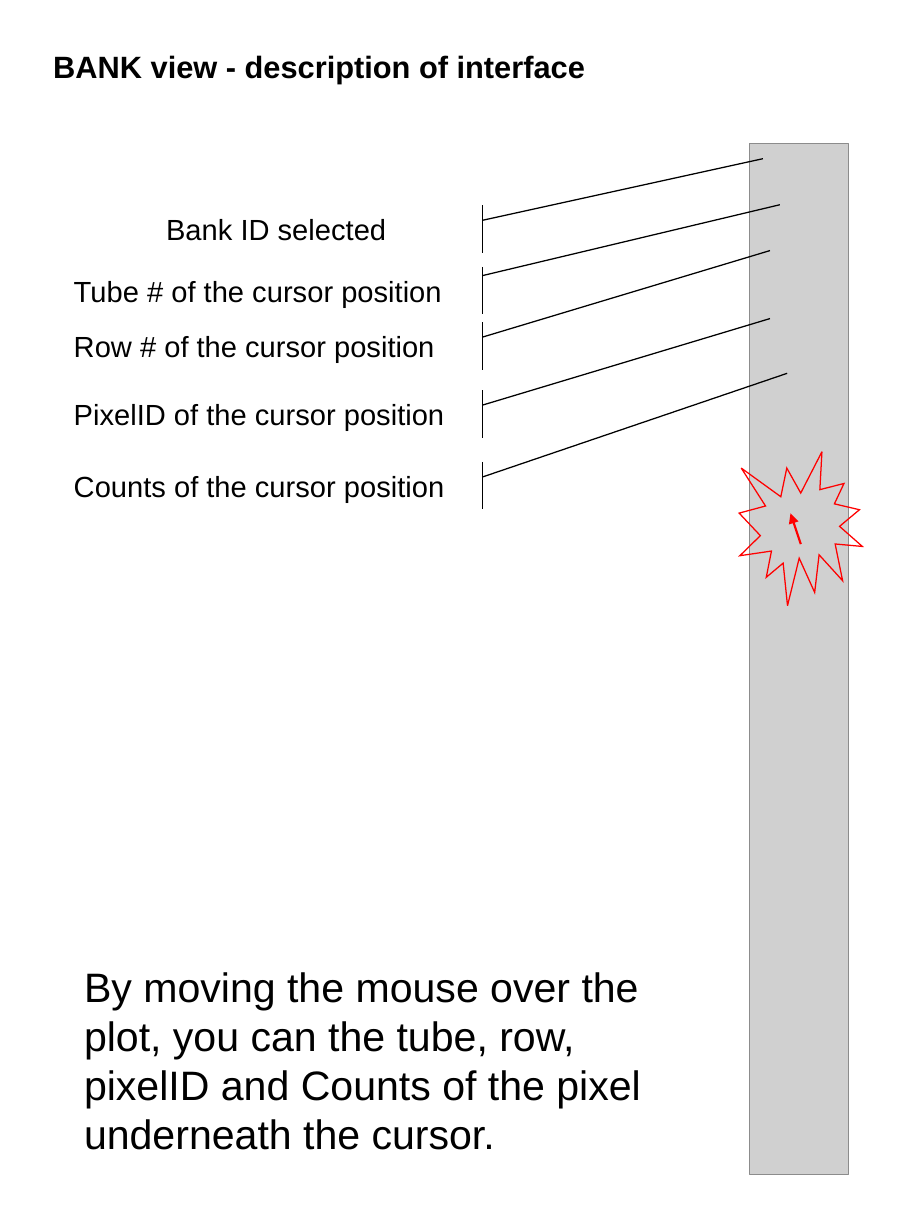
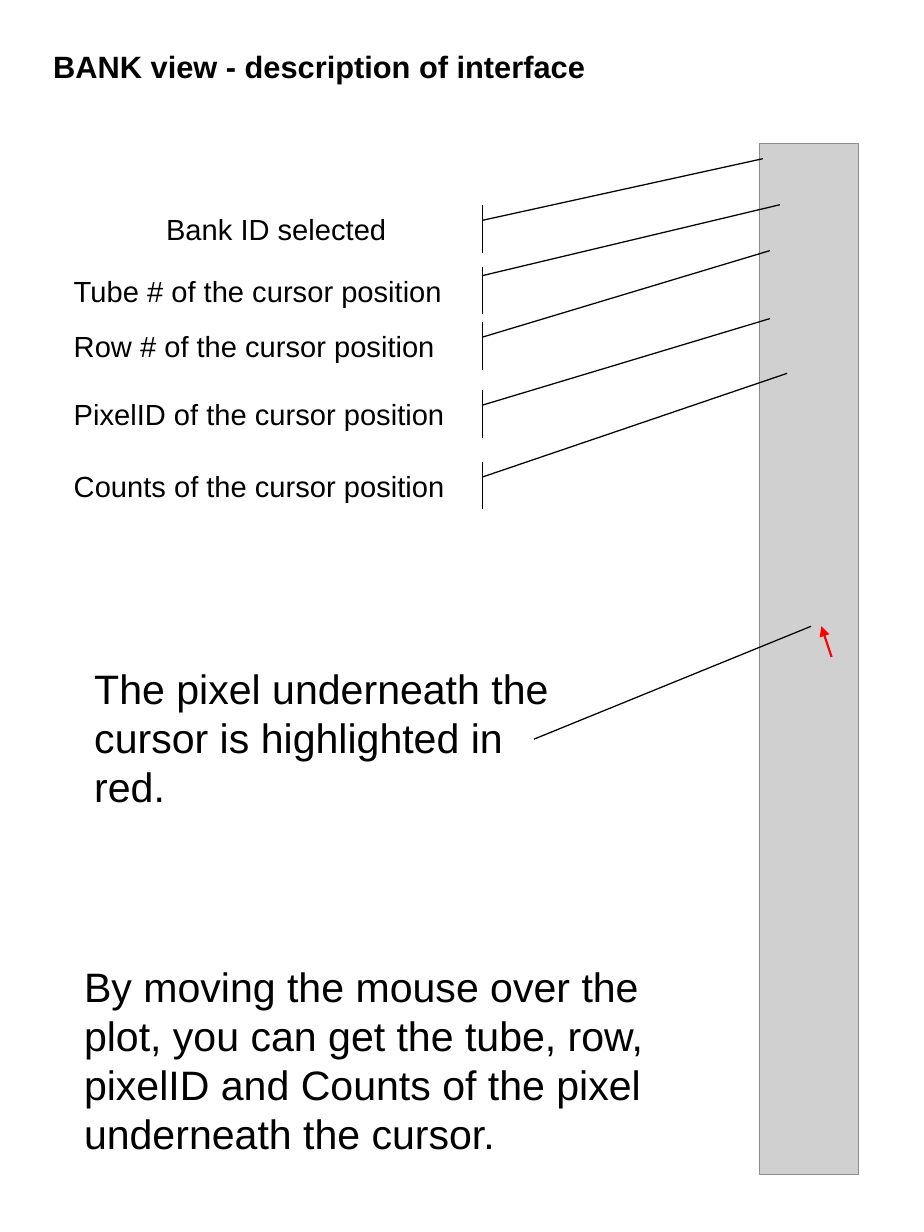
Before and after one commit to ornl-ndav/IdlGui, a slide deck: slide 20 of 1.0/doc/plotARCS_manual.ppt. Drawn at 924x1232 pixels with LibreOffice and Linux fonts; fonts in the diff are those of the drawing; grey boxes stand for pictures. Boxes give left, top, right and bottom in pixels: in the first picture for what was removed or moved away, otherwise in the second. Text is boxed around its words. In the diff, an @@ line names an element or a change of style, - is before the commit and + after.

```diff
--- a/1.0/doc/plotARCS_manual.ppt
+++ b/1.0/doc/plotARCS_manual.ppt
@@ picture: place and size @@
-picture at <box>749,144,848,1174</box>
+picture at <box>760,144,859,1174</box>
@@ irregular seal removed at <box>739,452,862,606</box> @@
@@ line added from (533, 739) to (811, 626), #000000 0.74 pt @@
@@ arrow moved from (801, 545) - (791, 514) to (832, 657) - (822, 626) @@
@@ text added at <box>94,674,548,803</box>, 24 pt, text #000000 @@
+The pixel underneath the cursor is highlighted in red.
@@ text at <box>84,972,643,1150</box>: text changed @@
-By moving the mouse over the plot, you can the tube, row, pixelID and Counts of the pixel underneath the cursor.
+By moving the mouse over the plot, you can get the tube, row, pixelID and Counts of the pixel underneath the cursor.
```
Also in this commit, not shown: 5 other slides changed, 1 slide added.
